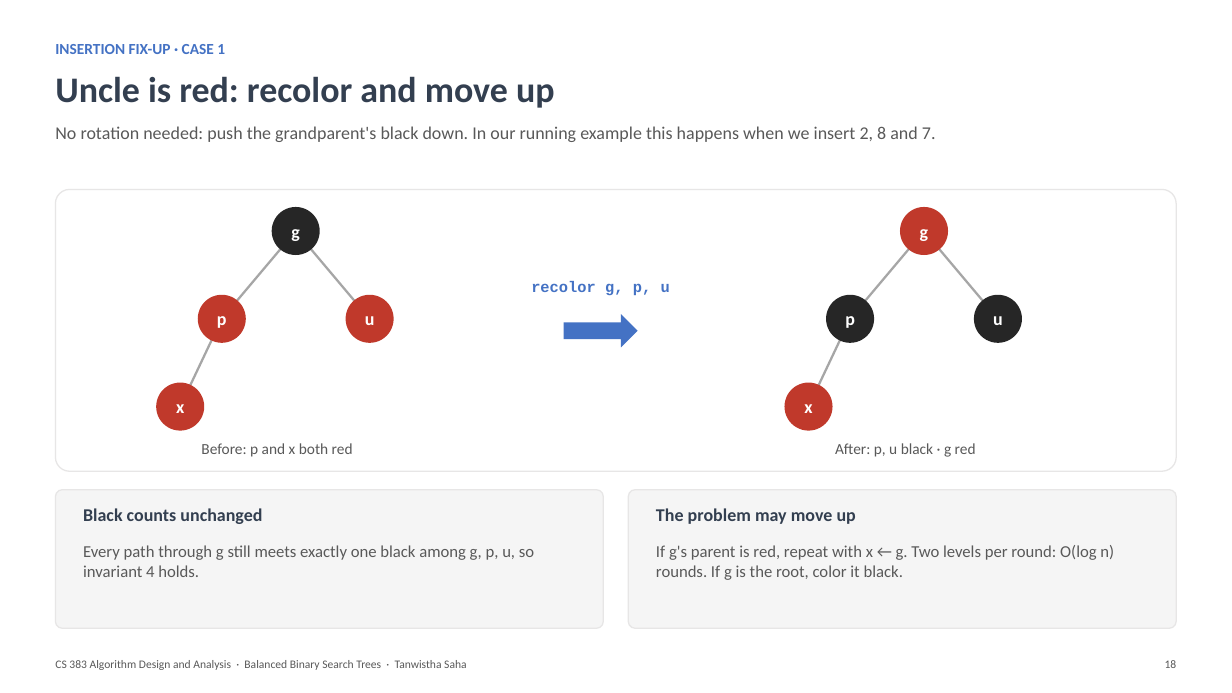
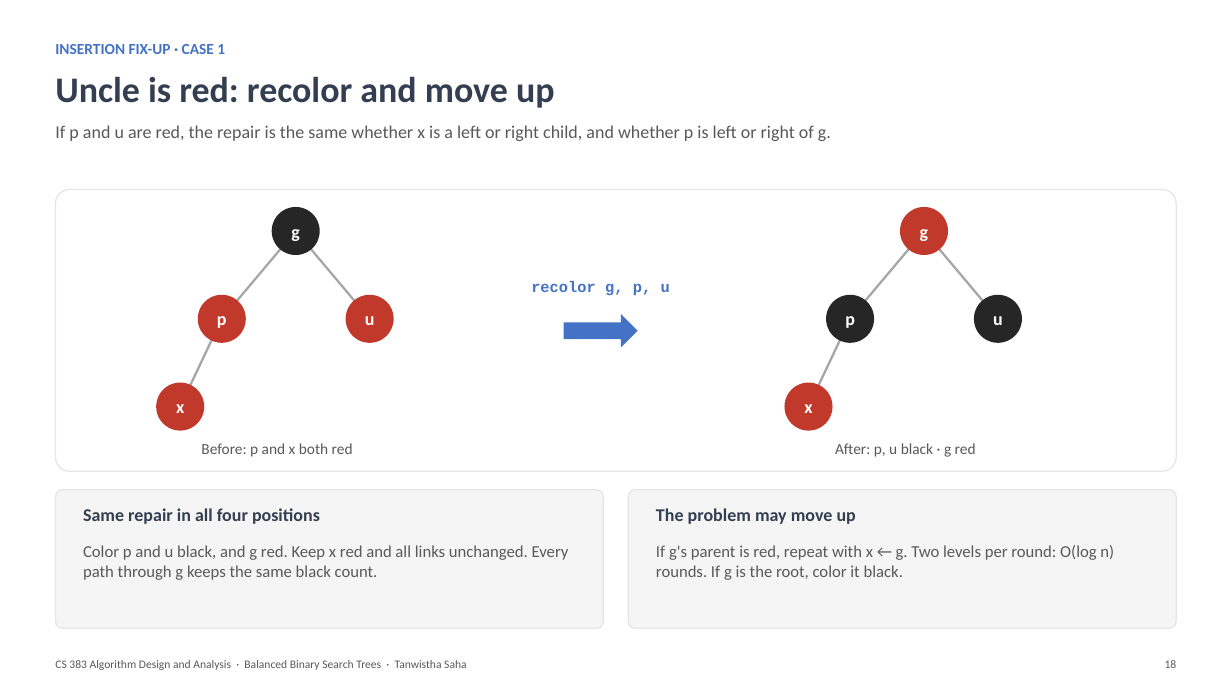
Before and after one commit to tanwistha/cs383_fall26, a slide deck: slide 18 of lectures/BalancedBST_RBTrees_Gist.pptx. Drawn at 1232x693 pixels with LibreOffice and Linux fonts; fonts in the diff are those of the drawing. Boxes give left, top, right and bottom in pixels: in the first picture for what was removed or moved away, otherwise in the second. Text is boxed around its words. In the diff, an @@ line names an element or a change of style, - is before the commit and + after.

```diff
--- a/lectures/BalancedBST_RBTrees_Gist.pptx
+++ b/lectures/BalancedBST_RBTrees_Gist.pptx
@@ text at [55,125,831,141]: text changed @@
-No rotation needed: push the grandparent's black down. In our running example this happens when we insert 2, 8 and 7.
+If p and u are red, the repair is the same whether x is a left or right child, and whether p is left or right of g.
@@ text at [83,508,320,524]: text changed @@
-Black counts unchanged
+Same repair in all four positions
@@ text at [83,545,569,580]: text changed @@
-Every path through g still meets exactly one black among g, p, u, so invariant 4 holds.
+Color p and u black, and g red. Keep x red and all links unchanged. Every path through g keeps the same black count.
```
Also in this commit, not shown: 5 other slides changed, 3 slides added.
